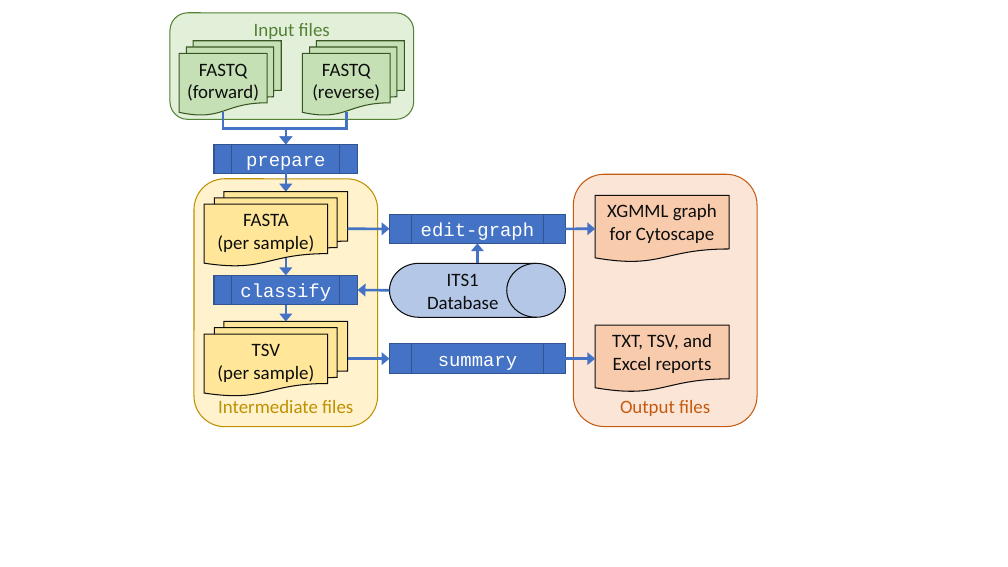
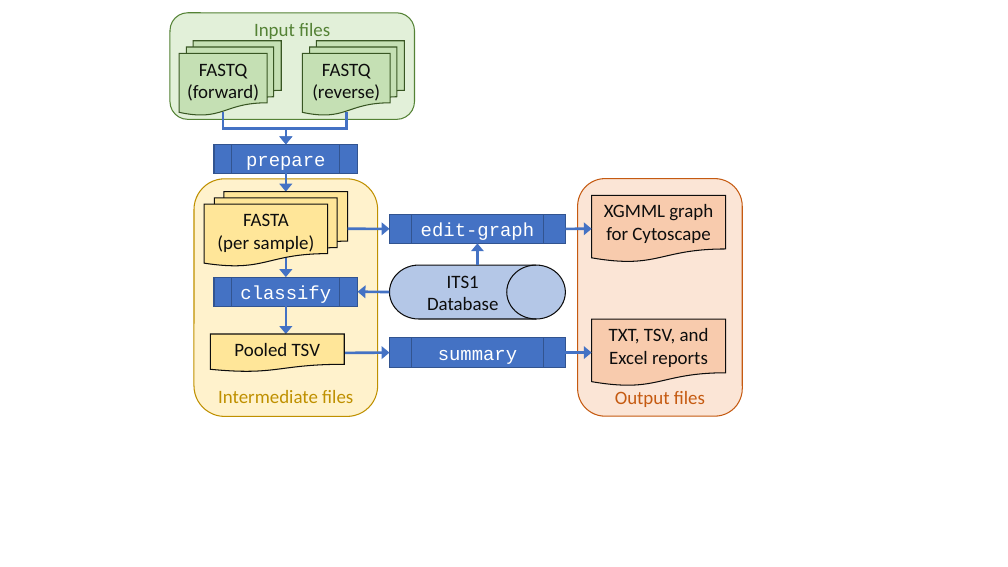
Before and after one commit to peterjc/thapbi-pict, a slide deck: slide 1 of docs/images/pipeline.pptx. Drawn at 1008x567 pixels with LibreOffice and Linux fonts; fonts in the diff are those of the drawing. Boxes give left, top, right and bottom in pixels: in the first picture for what was removed or moved away, otherwise in the second. Text is boxed around its words. In the diff, an @@ line names an element or a change of style, - is before the commit and + after.

```diff
--- a/docs/images/pipeline.pptx
+++ b/docs/images/pipeline.pptx
@@ rounded rectangle "Intermediate files": place and size @@
-rounded rectangle "Intermediate files" at bbox=[194, 179, 378, 427]
+rounded rectangle "Intermediate files" at bbox=[194, 179, 378, 417]
@@ rounded rectangle "Output files": place and size @@
-rounded rectangle "Output files" at bbox=[573, 175, 757, 427]
+rounded rectangle "Output files" at bbox=[578, 178, 743, 416]
@@ arrow moved from (566, 229) - (595, 229) to (566, 229) - (592, 229) @@
@@ flow chart multidocument removed at bbox=[204, 321, 348, 395] @@
-TSV
-(per sample)
@@ arrow moved from (286, 305) - (286, 321) to (286, 306) - (286, 334) @@
@@ flow chart document "TXT, TSV, and Excel reports": place and size @@
-flow chart document "TXT, TSV, and Excel reports" at bbox=[595, 325, 729, 392]
+flow chart document "TXT, TSV, and Excel reports" at bbox=[592, 319, 726, 386]
@@ flow chart document added at bbox=[210, 334, 344, 372], fill #FFE699, outline #0D0D0D 1 pt, 18 pt, text #0D0D0D @@
+Pooled TSV
@@ arrow moved from (348, 358) - (389, 358) to (344, 353) - (389, 352) @@
@@ flow chart predefined process "summary": place and size @@
-flow chart predefined process "summary" at bbox=[389, 344, 566, 374]
+flow chart predefined process "summary" at bbox=[389, 338, 566, 368]
@@ arrow moved from (566, 358) - (595, 358) to (566, 352) - (592, 352) @@
```
Also in this commit, not shown: 5 other files.
